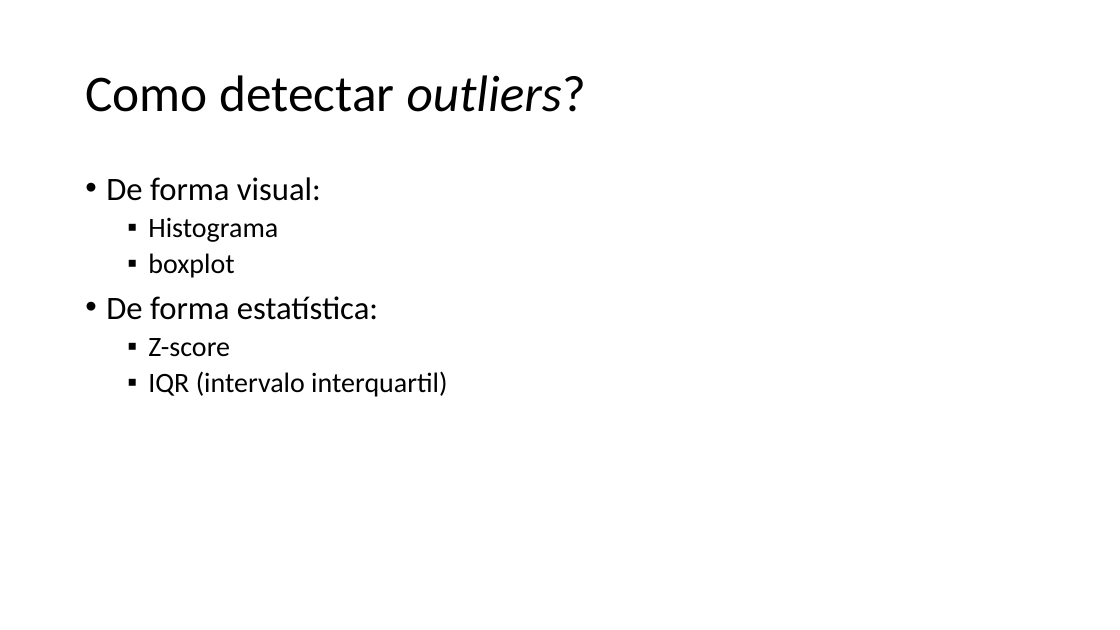
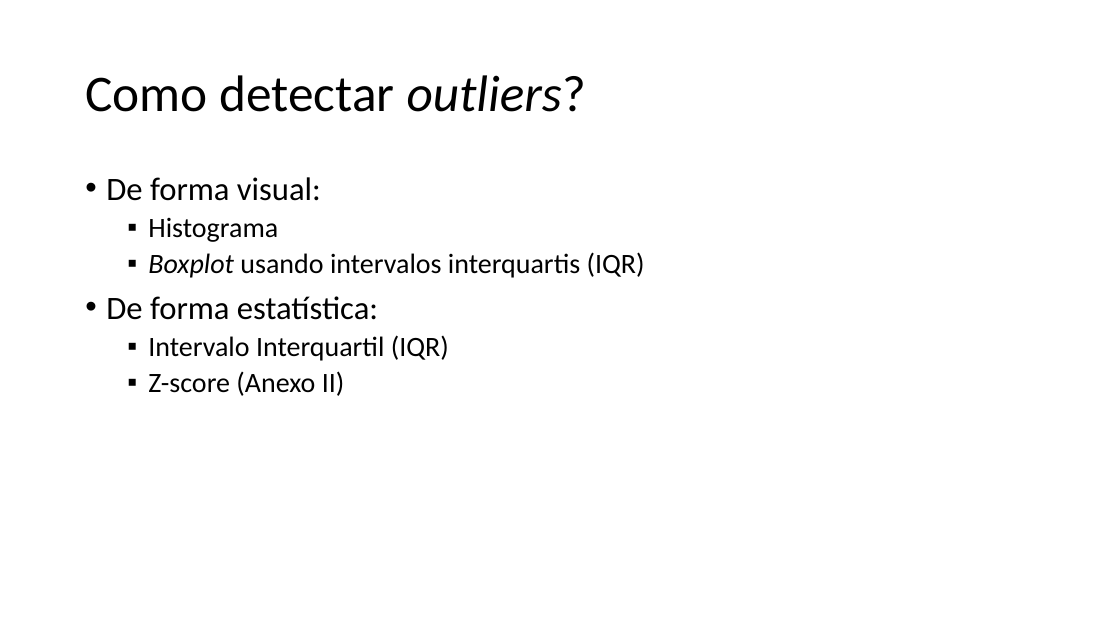
Before and after one commit to zz4fap/c24_inteligencia_artificial, a slide deck: slide 27 of slides/C24_EDA.pptx (slide 26 before the commit). Drawn at 1120x630 pixels with LibreOffice and Linux fonts; fonts in the diff are those of the drawing. Boxes give left, top, right and bottom in pixels: in the first picture for what was removed or moved away, otherwise in the second. Text is boxed around its words. In the diff, an @@ line names an element or a change of style, - is before the commit and + after.

```diff
--- a/slides/C24_EDA.pptx
+++ b/slides/C24_EDA.pptx
@@ text at (148, 252, 645, 278): text changed @@
-  ▪ boxplot
+  ▪ Boxplot usando intervalos interquartis (IQR)
@@ text at (148, 335, 449, 396): text changed @@
-  ▪ Z-score
-  ▪ IQR (intervalo interquartil)
+  ▪ Intervalo Interquartil (IQR)
+  ▪ Z-score (Anexo II)
```
Also in this commit, not shown: 25 other slides changed, 7 slides added, 1 slide removed.
